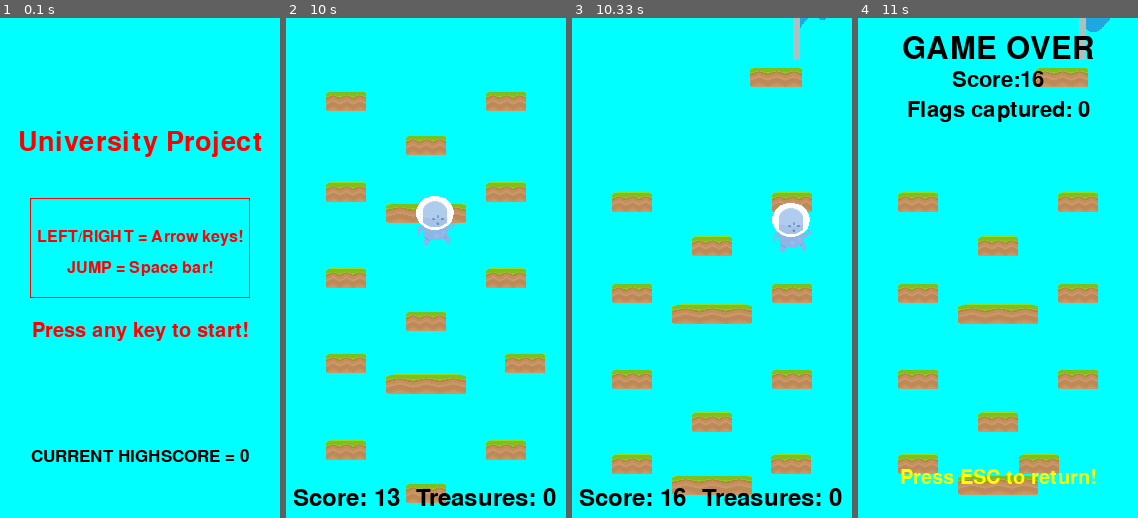
Above: before the commit, frames 1-4 (left to right).
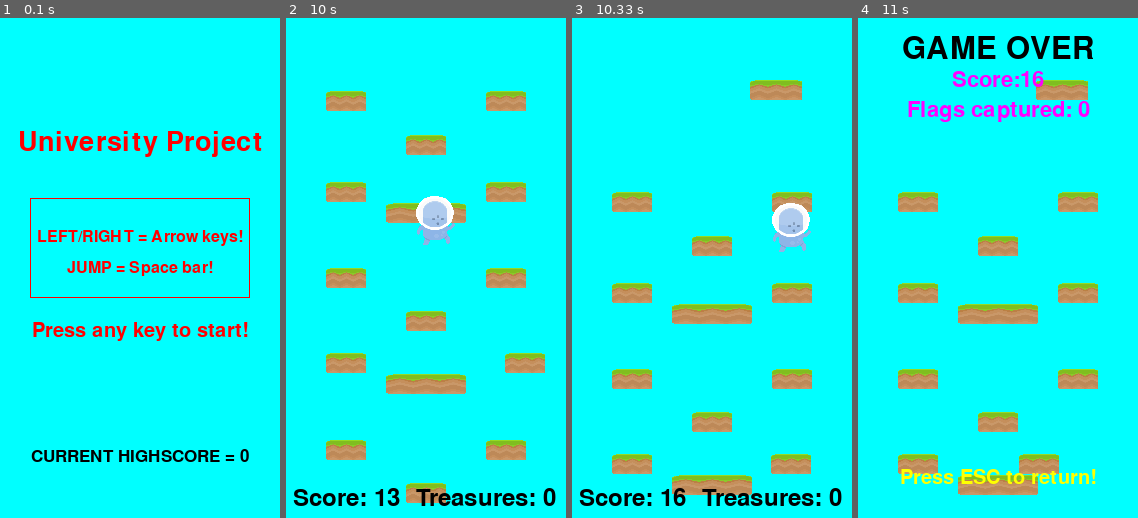
Above: after the commit, the same moments.

Repository: Calum-Johnston/pygame_2d_platformer
Game: pygame game, started from main.py
Two runs of this game, one before a commit and one after it. Both use one fixed random seed, a clock stepped at 60 frames per second and the inputs below.
Inputs:
- Up to frame 1 (0.1 s): no input
- Up to frame 2 (10 s): hold Left 0.33-0.87 s; hold Down 0.9-1.25 s; hold Left 1.28-1.68 s; hold Right 1.72-2.35 s; hold Down 2.38-2.75 s; tap Space at 2.78, 3.18, 3.48, 3.68, 3.98, 4.18, 4.48, 4.68, 4.98, 5.25, 5.58, 5.88, 6.02, 6.32, 6.68, 7.08, 7.38, 7.58, 7.88, 8.08, 8.38, 8.58, 8.88, 9.15, 9.48, 9.78, 9.92 s; hold Left 3.12-3.58 s; hold Right 3.62-4.08 s; hold Right 4.12-4.58 s; hold Left 4.62-5.15 s; hold Down 5.18-5.48 s; hold Left 5.52-5.92 s; hold Right 5.95-6.58 s; hold Down 6.62-6.98 s; hold Left 7.02-7.48 s; hold Right 7.52-7.98 s; hold Right 8.02-8.48 s; hold Left 8.52-9.05 s; hold Down 9.08-9.38 s; hold Left 9.42-9.82 s; hold Right from 9.85 s (still down)
- Up to frame 3 (10.33 s): keep holding Right; tap Space at 10.22 s
- Up to frame 4 (11 s): release Right at 10.48 s

Frames 1-2 are identical in both runs. In frame 3, 1.5% of the frame differs, in the area x 63-91%, y 0-17%; in frame 4, 3.1%, in the area x 17-90%, y 0-21%.

Commit message:
Minor updates

Diff:
--- a/Issues.txt
+++ b/Issues.txt
@@ -1,7 +1,7 @@
 Still to do:
-- Flag spawn (once every 100)
-- Add platform you cannot jump through (only for challenge sections)
-- Add sound
+- Mess around with game settings
+- General improvements to code, design, layout!!!
+
 
 
 MAKE TICK COUNT A THING IN PLAYER
@@ -14,7 +14,7 @@
 - Make it so it works for any size screen
 - Build some pre-built challenge parts (more mobs, hard jumps, etc)
 - Add platform you cannot jump through (only for challenge sections)
-- General improvements to code, design, layout!!!
+- Add sound
 
 
 Not issues but interesting:
--- a/main.py
+++ b/main.py
@@ -60,7 +60,7 @@
     """ Setups basic game variables """
     def setupGame(self):
         # Define the player's score
-        self.scoreToNextDiff = 5
+        self.scoreToNextDiff = 50
         self.score = 0
 
         # Flag related variables
@@ -70,7 +70,7 @@
 
         # Define DIFFICULTY SETTINGS
         self.difficulty = 0
-        self.difficulty_platform_dist = 0
+        self.difficulty_platform_dist = 40
         self.platform_movement_speed = [PLATFORM_MOVING_SPEED]
         self.platform_movement_chance = PLATFORM_MOVING_CHANCE
         self.enemy_spawn_chance = ENEMY_SPAWN_CHANCE
@@ -147,12 +147,12 @@
             self.gameinstance = False
 
         if(self.scoreToNextDiff == 0):
-            self.scoreToNextDiff = 5
+            self.scoreToNextDiff = 50
             if(len(self.platform_movement_speed) < 3):
                 self.platform_movement_speed.append(self.platform_movement_speed[len(self.platform_movement_speed) - 1] + 1)
             if(self.platform_movement_chance > 5):
                 self.platform_movement_chance -= 1
-            if(self.difficulty_platform_dist < 60):
+            if(self.difficulty_platform_dist < 120):
                 self.difficulty_platform_dist += 10
             if(self.enemy_spawn_chance > 500):
                 self.enemy_spawn_chance -= 100
@@ -179,8 +179,8 @@
     """ Produces the game over screen """
     def gameOver(self):
         self.drawText("GAME OVER", WIDTH // 2, HEIGHT // 16 * 1, 46, BLACK)
-        self.drawText("Score:" + str(self.score), WIDTH // 2, HEIGHT // 16 * 2, 32, BLACK)
-        self.drawText("Flags captured: " + str(self.flags_captured), WIDTH // 2, HEIGHT // 16 * 3, 32, BLACK)
+        self.drawText("Score:" + str(self.score), WIDTH // 2, HEIGHT // 16 * 2, 32, MAGNETA)
+        self.drawText("Flags captured: " + str(self.flags_captured), WIDTH // 2, HEIGHT // 16 * 3, 32, MAGNETA)
         self.drawText("Press ESC to return!", WIDTH / 2, HEIGHT - 40, 30, YELLOW)
         pygame.display.flip()
         keyPressed = False
@@ -235,7 +235,7 @@
         for x in range(0, 6):
             width = rd.randrange(RANDOM_WIDTH_MIN, RANDOM_WIDTH_MAX)
             x = rd.randrange(0, WIDTH - width)
-            y = rd.randrange(min(closestPlatform_Distance - 130, -1), min(closestPlatform_Distance - self.difficulty_platform_dist - 60, 1))
+            y = rd.randrange(min(closestPlatform_Distance - 130, -1), min(closestPlatform_Distance - self.difficulty_platform_dist, 1))
 
             if(self.place_flag):
                 pt = Platform(x, y, width, 20, self.place_flag, self)
Not shown, changed: Assignment/game.spec.2019.docx
Not shown, removed: Assignment/~$me.spec.2019.docx
